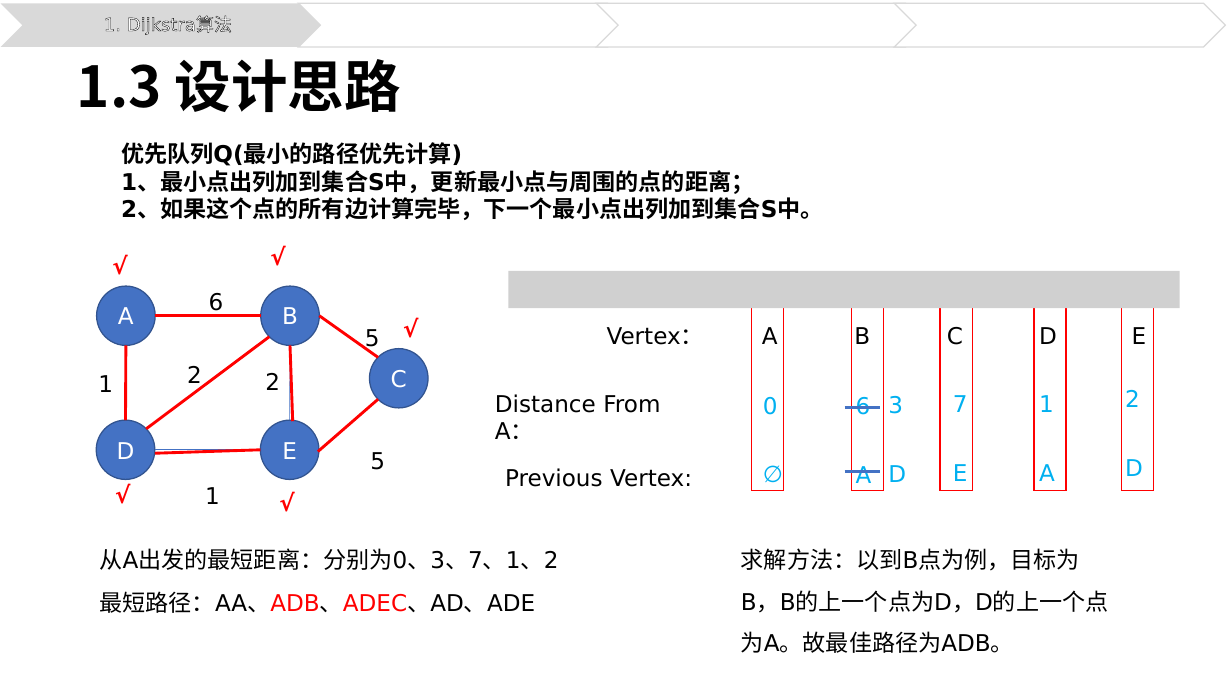
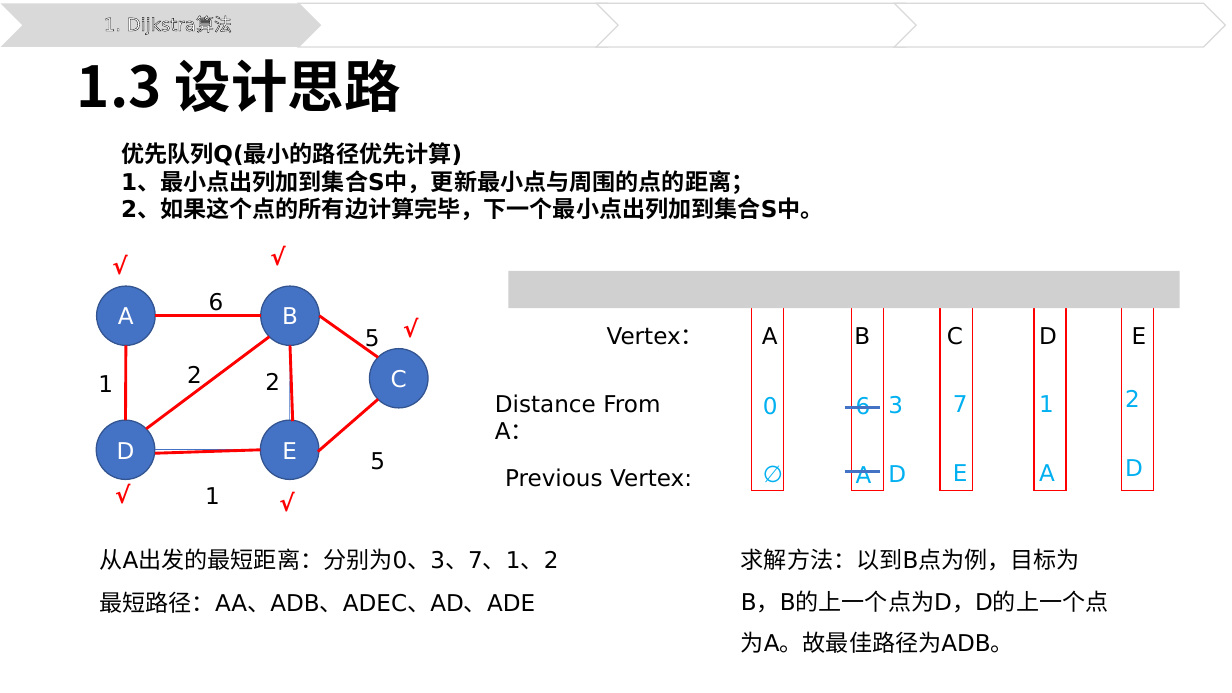
Before and after one commit to xjtuerz0/-, a slide deck: slide 7 of 高等计算机算法.pptx. Drawn at 1232x693 pixels with LibreOffice and Linux fonts; fonts in the diff are those of the drawing; grey boxes stand for pictures. Boxes give left, top, right and bottom in pixels: in the first picture for what was removed or moved away, otherwise in the second. Text is boxed around its words. In the diff, an @@ line names an element or a change of style, - is before the commit and + after.

```diff
--- a/高等计算机算法.pptx
+++ b/高等计算机算法.pptx
@@ text "最短路径：AA、ADB、ADEC、AD、ADE" at bbox=[100, 591, 536, 613]: text colour #FF0000 to #000000 in "最短路径：AA、ADB、ADEC、AD、ADE" @@
```
Also in this commit, not shown: 4 other slides changed.
